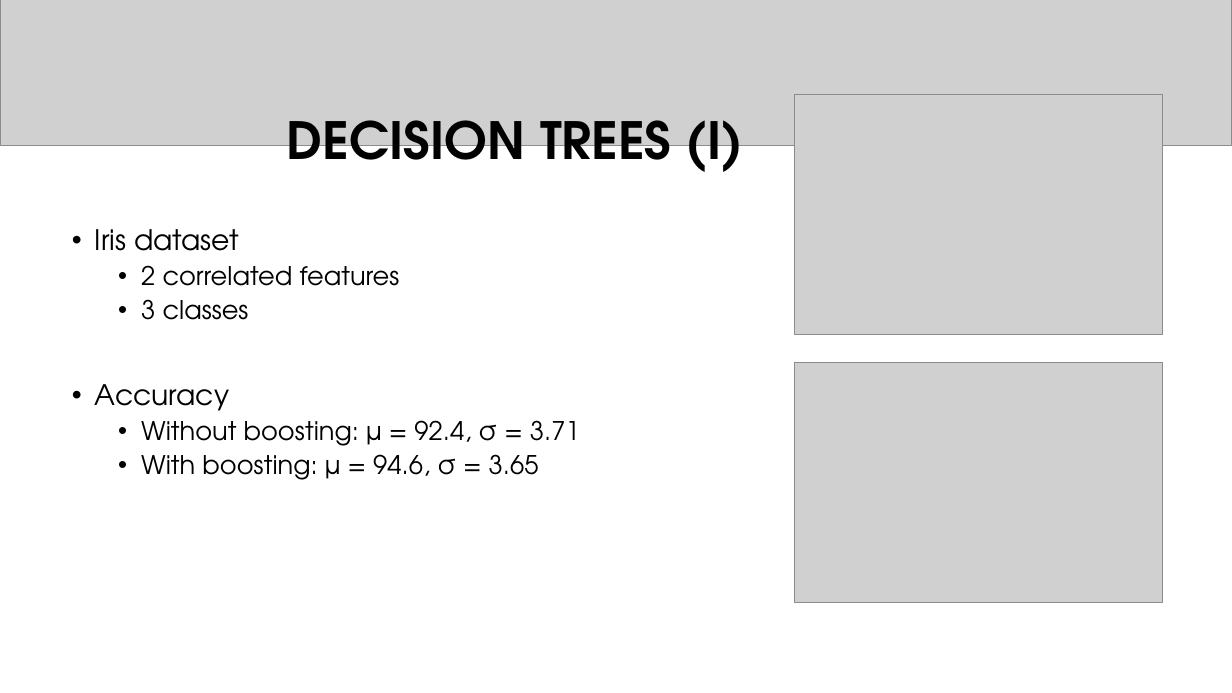
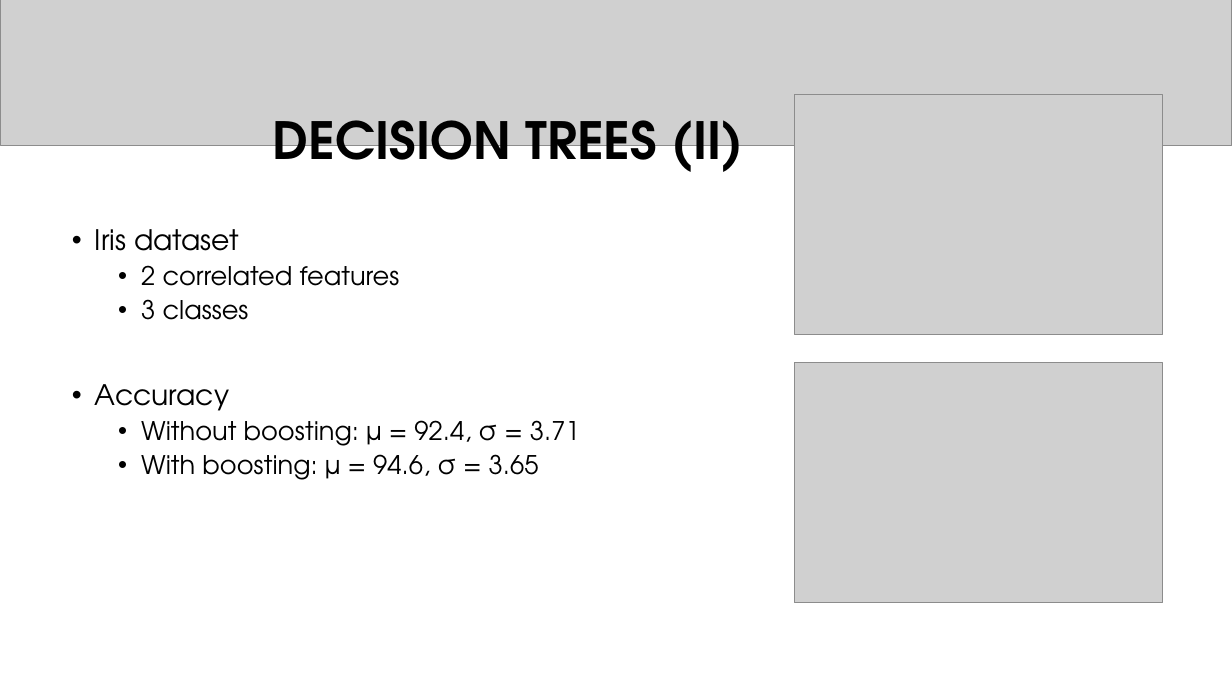
Before and after one commit to franco-ruggeri/ML, a slide deck: slide 10 of Lab 3/Lab 3 - presentation.pptx (slide 9 before the commit). Drawn at 1232x693 pixels with LibreOffice and Linux fonts; fonts in the diff are those of the drawing; grey boxes stand for pictures; background and template pictures are left out. Boxes give left, top, right and bottom in pixels: in the first picture for what was removed or moved away, otherwise in the second. Text is boxed around its words. In the diff, an @@ line names an element or a change of style, - is before the commit and + after.

Commit message:
fix presentation lab 3

```diff
--- a/Lab 3/Lab 3 - presentation.pptx
+++ b/Lab 3/Lab 3 - presentation.pptx
@@ title at (x1=273, y1=120, x2=744, y2=181): text changed @@
-DECISION TREES (I)
+DECISION TREES (II)
```
Also in this commit, not shown: 3 other slides changed, 1 slide added, 1 slide removed, 1 other file.
